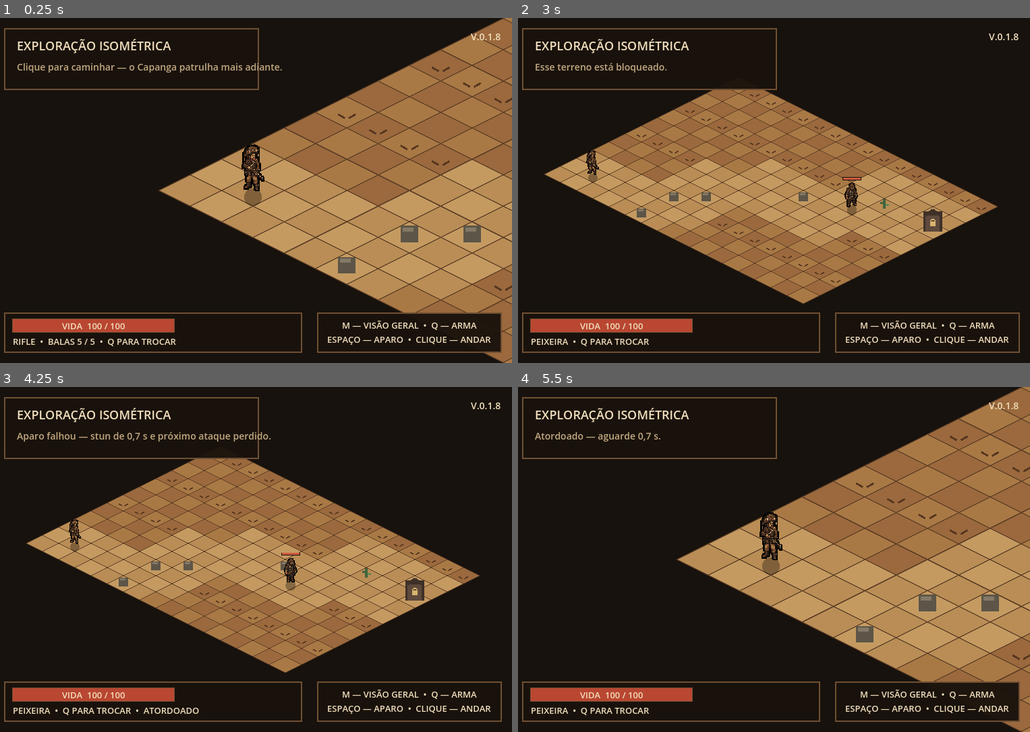
Above: before the commit, frames 1-4 (two rows, left to right).
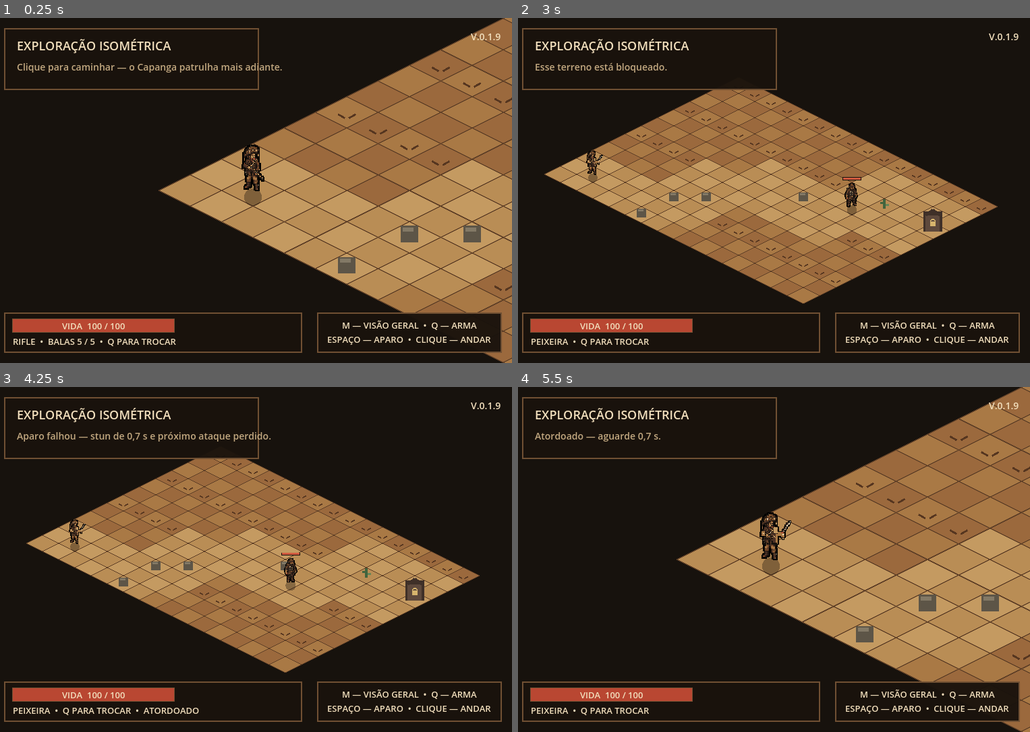
Above: after the commit, the same moments.

Repository: Miyzuu/Masmorras-Monstros-Mandigas
Game: Godot game, scene res://scenes/exploration.tscn
Two runs of this game, one before a commit and one after it. Both use one fixed random seed, a clock stepped at 60 frames per second and the inputs below.
Inputs (mouse positions are in pixels of both pictures, inside the frame that each line leads up to):
- Up to frame 1 (0.25 s): no input
- Up to frame 2 (3 s): tap Enter at 0.5, 1.35 s; move the mouse to (886, 173) at 0.52 s; tap M at 0.6 s; click (886, 173) at 0.67 s; tap Space at 0.77, 1.52 s; move the mouse to (666, 207) at 1.27 s; click (666, 207) at 1.42 s; move the mouse to (825, 114) at 2.02 s; tap Keypad Enter at 2.1 s; click (825, 114) at 2.17 s; move the mouse to (743, 259) at 2.77 s; tap Q at 2.85 s; click (743, 259) at 2.92 s
- Up to frame 3 (4.25 s): tap Space at 3.02, 3.77 s; move the mouse to (409, 611) at 3.52 s; tap R at 3.6 s; click (409, 611) at 3.67 s
- Up to frame 4 (5.5 s): move the mouse to (615, 507) at 4.27 s; tap M at 4.35 s; click (615, 507) at 4.42 s; tap Space at 4.52 s; move the mouse to (794, 559) at 5.02 s; tap Enter at 5.1 s; click (794, 559) at 5.17 s

The runs differ from the first frame. In frame 1, less than 0.1% of the frame differs, in the area x 96-98%, y 4-7%; in frame 2, less than 0.1%; in frame 3, less than 0.1%; in frame 4, 0.1%, in the area x 47-98%, y 4-48%.

Commit message:
V.0.1.9 — Feedback audiovisual e atlas corrigido
Integra o feedback audiovisual de origin/main, preserva o GameState centralizado, adiciona passos, muzzle e hit-flash, amplia o atlas para Rifle/Capanga/Peixeira/Cabra-Cabriola e corrige os quadros fragmentados da Peixeira e da Cabra. Validação: 15/15 imagens, seis testes Godot e probe runtime.

Diff:
--- a/project.godot
+++ b/project.godot
@@ -10,8 +10,8 @@
 
 [application]
 
-config/name="Pindorama Fantástica — Protótipo"
-config/version="V.0.1.8"
+config/name="Monstros, Masmorras e Mandingas — Protótipo"
+config/version="V.0.1.9"
 run/main_scene="res://scenes/exploration.tscn"
 config/features=PackedStringArray("4.7")
 
--- a/scripts/dungeon.gd
+++ b/scripts/dungeon.gd
@@ -15,12 +15,13 @@
 const CAMERA_TRANSITION_TIME := 0.28
 const FADE_DURATION := 0.5
 const EXPLORATION_SCENE := "res://scenes/exploration.tscn"
-const CHARACTER_ATLAS: Texture2D = preload("res://assets/art/characters/animations/personagens_se_idle4_walk6_64px_16c.png")
+const CHARACTER_ATLAS: Texture2D = preload("res://assets/art/characters/animations/personagens_completo_se_animacoes_640x256_16c.png")
 const CHARACTER_FRAME_SIZE := Vector2(64.0, 64.0)
 const CHARACTER_FOOT_ANCHOR := Vector2(32.0, 60.0)
 const CHARACTER_ATLAS_COLUMNS := 10
-const CHARACTER_ATLAS_ROWS := 2
-const PLAYER_ATLAS_ROW := 0
+const CHARACTER_ATLAS_ROWS := 4
+const PLAYER_RIFLE_ROW := 0
+const PLAYER_KNIFE_ROW := 2
 const ANIMATION_IDLE := 0
 const ANIMATION_WALK := 1
 const IDLE_FIRST_COLUMN := 0
@@ -590,8 +591,9 @@
 func _draw_player() -> void:
 	var position := player_anchor.position
 	draw_circle(position + Vector2(0.0, 7.0), 9.0, Color(0.08, 0.05, 0.03, 0.35))
+	var player_row := PLAYER_KNIFE_ROW if current_weapon == Weapon.KNIFE else PLAYER_RIFLE_ROW
 	draw_texture_rect_region(
 		CHARACTER_ATLAS,
 		_character_draw_rect(position),
-		_character_sprite_region(PLAYER_ATLAS_ROW, player_animation_state, player_animation_frame)
+		_character_sprite_region(player_row, player_animation_state, player_animation_frame)
 	)
--- a/scripts/exploration.gd
+++ b/scripts/exploration.gd
@@ -21,13 +21,15 @@
 const CAMERA_TRANSITION_TIME := 0.28
 const FADE_DURATION := 0.5
 const DUNGEON_SCENE := "res://scenes/dungeon.tscn"
-const CHARACTER_ATLAS: Texture2D = preload("res://assets/art/characters/animations/personagens_se_idle4_walk6_64px_16c.png")
+const CHARACTER_ATLAS: Texture2D = preload("res://assets/art/characters/animations/personagens_completo_se_animacoes_640x256_16c.png")
 const CHARACTER_FRAME_SIZE := Vector2(64.0, 64.0)
 const CHARACTER_FOOT_ANCHOR := Vector2(32.0, 60.0)
 const CHARACTER_ATLAS_COLUMNS := 10
-const CHARACTER_ATLAS_ROWS := 2
-const PLAYER_ATLAS_ROW := 0
+const CHARACTER_ATLAS_ROWS := 4
+const PLAYER_RIFLE_ROW := 0
 const CAPANGA_ATLAS_ROW := 1
+const PLAYER_KNIFE_ROW := 2
+const CABRA_CABRIOLA_ROW := 3
 const ANIMATION_IDLE := 0
 const ANIMATION_WALK := 1
 const IDLE_FIRST_COLUMN := 0
@@ -886,9 +888,10 @@
 
 
 func _update_hit_flash_overlays() -> void:
+	var player_row := PLAYER_KNIFE_ROW if current_weapon == Weapon.KNIFE else PLAYER_RIFLE_ROW
 	_update_hit_flash_overlay(
 		player_hit_flash,
-		PLAYER_ATLAS_ROW,
+		player_row,
 		player_animation_state,
 		player_animation_frame,
 		player_hit_flash_remaining
@@ -1202,10 +1205,11 @@
 func _draw_player() -> void:
 	var position := player_anchor.position
 	draw_circle(position + Vector2(0.0, 7.0), 9.0, Color(0.08, 0.05, 0.03, 0.35))
+	var player_row := PLAYER_KNIFE_ROW if current_weapon == Weapon.KNIFE else PLAYER_RIFLE_ROW
 	draw_texture_rect_region(
 		CHARACTER_ATLAS,
 		_character_draw_rect(position),
-		_character_sprite_region(PLAYER_ATLAS_ROW, player_animation_state, player_animation_frame),
+		_character_sprite_region(player_row, player_animation_state, player_animation_frame),
 		Color.WHITE
 	)
 	if heavy_warning_active:
--- a/scripts/main.gd
+++ b/scripts/main.gd
@@ -413,7 +413,7 @@
 	draw_string(
 		font,
 		Vector2(32.0, 42.0),
-		"PINDORAMA FANTÁSTICA",
+		"MONSTROS, MASMORRAS E MANDINGAS",
 		HORIZONTAL_ALIGNMENT_LEFT,
 		-1.0,
 		24,
--- a/tests/test_dungeon_flow.gd
+++ b/tests/test_dungeon_flow.gd
@@ -117,12 +117,12 @@
 	var dungeon_script_constants: Dictionary = dungeon.get_script().get_script_constant_map()
 	_expect(
 		int(dungeon_script_constants.get("CHARACTER_ATLAS_COLUMNS", 0)) == 10
-		and int(dungeon_script_constants.get("CHARACTER_ATLAS_ROWS", 0)) == 2,
-		"A masmorra deve respeitar o atlas de 10 colunas por 2 linhas."
-	)
-	_expect(
-		int(dungeon_script_constants.get("PLAYER_ATLAS_ROW", -1)) == 0,
-		"A masmorra deve usar a linha 0 do atlas para o Cangaceiro."
+		and int(dungeon_script_constants.get("CHARACTER_ATLAS_ROWS", 0)) == 4,
+		"A masmorra deve respeitar o atlas de 10 colunas por 4 linhas."
+	)
+	_expect(
+		int(dungeon_script_constants.get("PLAYER_RIFLE_ROW", -1)) == 0,
+		"A masmorra deve usar a linha 0 do atlas para o Cangaceiro (Rifle)."
 	)
 	_expect(
 		dungeon.call("_character_sprite_region", 0, 0, 3) == Rect2(192.0, 0.0, 64.0, 64.0),
--- a/tests/test_exploration.gd
+++ b/tests/test_exploration.gd
@@ -17,19 +17,19 @@
 	var exploration := packed_scene.instantiate()
 	root.add_child(exploration)
 	await process_frame
-	var character_atlas := load("res://assets/art/characters/animations/personagens_se_idle4_walk6_64px_16c.png") as Texture2D
+	var character_atlas := load("res://assets/art/characters/animations/personagens_completo_se_animacoes_640x256_16c.png") as Texture2D
 	_expect(character_atlas != null, "O atlas dos personagens deve carregar.")
 	if character_atlas != null:
-		_expect(character_atlas.get_size() == Vector2(640.0, 128.0), "O atlas deve conter 10 colunas e 2 linhas de 64x64.")
+		_expect(character_atlas.get_size() == Vector2(640.0, 256.0), "O atlas deve conter 10 colunas e 4 linhas de 64x64.")
 	var script_constants: Dictionary = exploration.get_script().get_script_constant_map()
 	_expect(
 		int(script_constants.get("CHARACTER_ATLAS_COLUMNS", 0)) == 10
-		and int(script_constants.get("CHARACTER_ATLAS_ROWS", 0)) == 2,
-		"O contrato do atlas deve permanecer em 10 colunas por 2 linhas."
+		and int(script_constants.get("CHARACTER_ATLAS_ROWS", 0)) == 4,
+		"O contrato do atlas deve permanecer em 10 colunas por 4 linhas."
 	)
 	_expect(
-		int(script_constants.get("PLAYER_ATLAS_ROW", -1)) == 0,
-		"O Cangaceiro deve usar a linha 0 do atlas."
+		int(script_constants.get("PLAYER_RIFLE_ROW", -1)) == 0,
+		"O Cangaceiro (Rifle) deve usar a linha 0 do atlas."
 	)
 	_expect(
 		int(script_constants.get("CAPANGA_ATLAS_ROW", -1)) == 1,
Binary file added: assets/art/characters/animations/cabra_cabriola_se_idle4_attack4_64px_16c.png
Not shown, added: assets/art/characters/animations/cabra_cabriola_se_idle4_attack4_64px_16c.png.import
Binary file added: assets/art/characters/animations/cangaceiro_peixeira_se_idle4_walk6_64px_16c.png
Not shown, added: assets/art/characters/animations/cangaceiro_peixeira_se_idle4_walk6_64px_16c.png.import
Binary file added: assets/art/characters/animations/personagens_completo_se_animacoes_640x256_16c.png
Not shown, added: assets/art/characters/animations/personagens_completo_se_animacoes_640x256_16c.png.import
Binary file added: assets/art/characters/prototypes/cabra_cabriola_se_64px_16c.png
Not shown, added: assets/art/characters/prototypes/cabra_cabriola_se_64px_16c.png.import
Binary file added: assets/art/characters/prototypes/cangaceiro_peixeira_se_48px_16c.png
Not shown, added: assets/art/characters/prototypes/cangaceiro_peixeira_se_48px_16c.png.import
Binary file added: assets/art/characters/prototypes/personagens_completo_se_16c.png
Not shown, added: assets/art/characters/prototypes/personagens_completo_se_16c.png.import
(and 37 more such lines)
